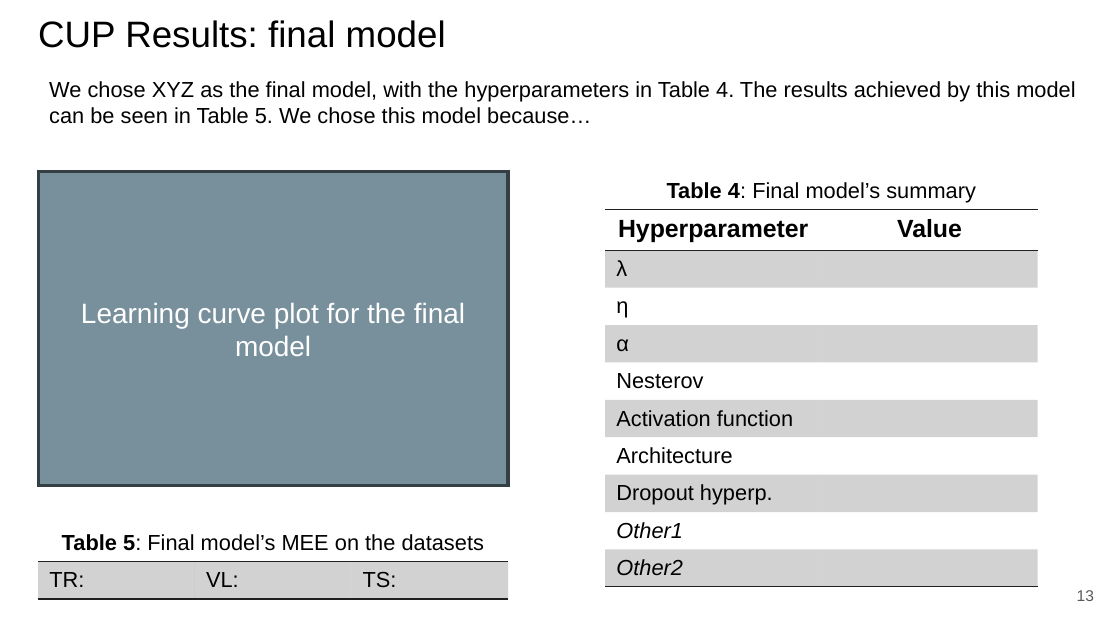
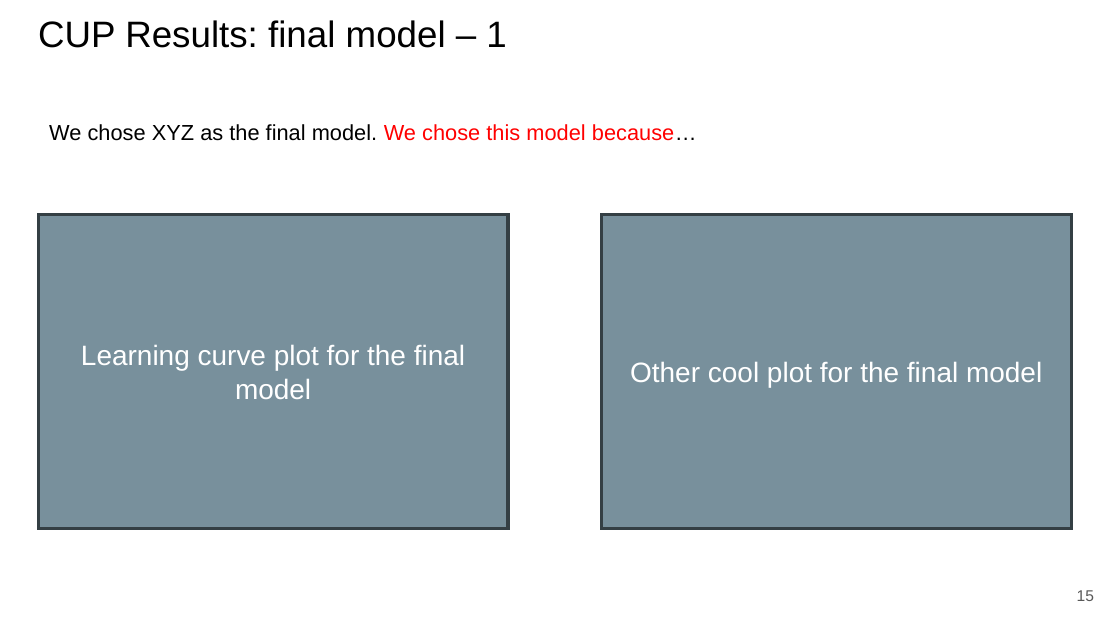
Before and after one commit to paolo-junior-mollica/machine-learning-project, a slide deck: slide 15 of relazione/ML-2023-PRJ-Slides-Demo.pptx (slide 13 before the commit). Drawn at 1120x630 pixels with LibreOffice and Linux fonts; fonts in the diff are those of the drawing. Boxes give left, top, right and bottom in pixels: in the first picture for what was removed or moved away, otherwise in the second. Text is boxed around its words. In the diff, an @@ line names an element or a change of style, - is before the commit and + after.

```diff
--- a/relazione/ML-2023-PRJ-Slides-Demo.pptx
+++ b/relazione/ML-2023-PRJ-Slides-Demo.pptx
@@ title at (x1=38, y1=20, x2=506, y2=48): text changed @@
-CUP Results: final model
+CUP Results: final model – 1
@@ text at (x1=49, y1=124, x2=697, y2=141): text changed @@
-We chose XYZ as the final model, with the hyperparameters in Table 4. The results achieved by this model can be seen in Table 5. We chose this model because…
+We chose XYZ as the final model. We chose this model because…
@@ table removed at (x1=605, y1=209, x2=1037, y2=587), 10 rows, 2 columns @@
-Hyperparameter | Value
-λ | 
-η | 
-α | 
-Nesterov | 
-Activation function | 
-Architecture | 
-Dropout hyperp. | 
-Other1 | 
-Other2 | 
@@ text removed at (x1=667, y1=182, x2=976, y2=203) @@
-Table 4: Final model’s summary
@@ rectangle "Learning curve plot for the ..." moved from (x1=38, y1=171, x2=508, y2=486) to (x1=38, y1=214, x2=508, y2=529) @@
@@ rectangle added at (x1=601, y1=214, x2=1072, y2=529), fill #78909C, outline #353F44 2 pt, 18 pt, text #FFFFFF @@
+Other cool plot for the final model
@@ text removed at (x1=62, y1=534, x2=484, y2=551) @@
-Table 5: Final model’s MEE on the datasets
@@ table removed at (x1=38, y1=562, x2=508, y2=599), 1 rows, 3 columns @@
-TR: | VL: | TS:
@@ page number at (x1=1077, y1=590, x2=1094, y2=601): text changed @@
-13
+15
```
Also in this commit, not shown: 7 other slides changed, 5 slides added, 1 slide removed.
